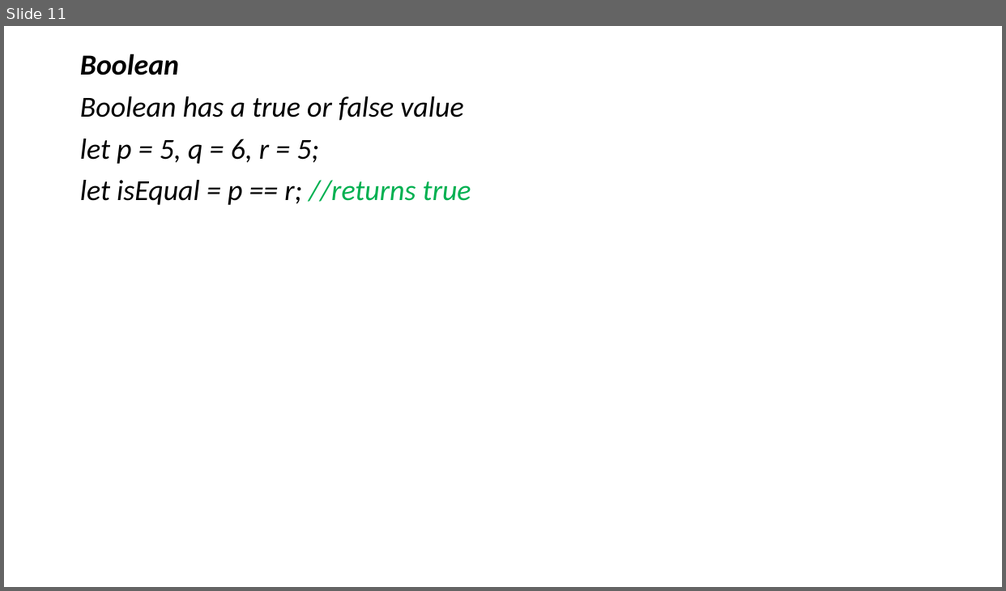
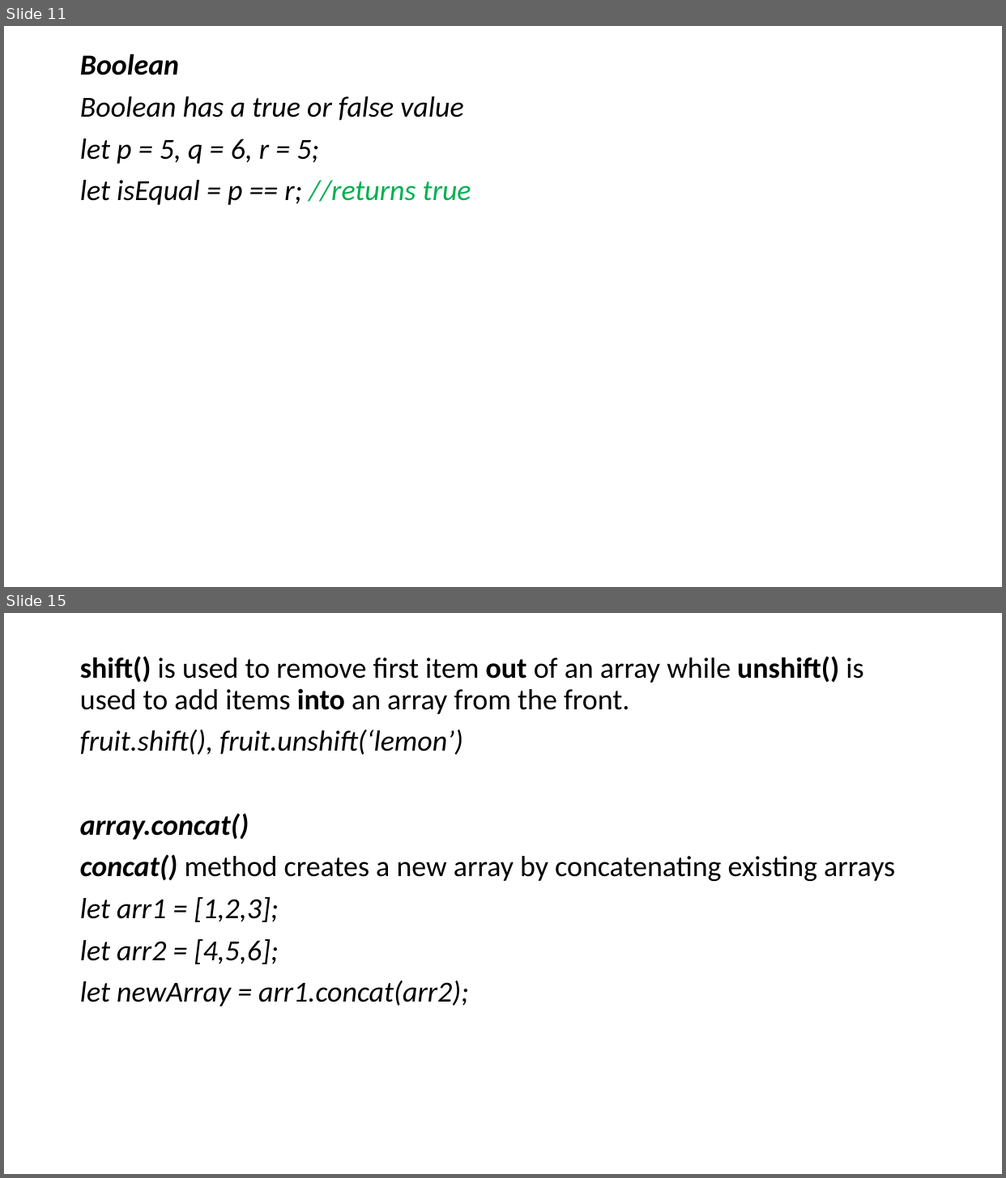
Before and after one commit to adeakinwe/AcademyFourPointZero, a slide deck: xx/lecture2/javascript/javascript.pptx. Shown one above the other, each under a label of ours: slide 11 before the commit, slides 11 and 15 after it; the slides between them are not shown. The pictures are 1006x591 and 1006x1178 pixels, drawn with LibreOffice and Linux fonts; fonts in the diff are those of the drawing. Boxes give left, top, right and bottom in pixels: in the first picture for what was removed or moved away, otherwise in the second. Text is boxed around its words. In the diff, an @@ line names an element or a change of style, - is before the commit and + after.

Commit message:
array

```diff
--- a/xx/lecture2/javascript/javascript.pptx
+++ b/xx/lecture2/javascript/javascript.pptx
@@ slide 15 added at box(4, 613, 1002, 1174), background #FFFFFF @@
@@ text added at box(80, 656, 895, 1007), 28 pt, text #000000 @@
+shift() is used to remove first item out of an array while unshift() is used to add items into an array from the front.
+fruit.shift(), fruit.unshift(‘lemon’)
+array.concat()
+concat() method creates a new array by concatenating existing arrays
+let arr1 = [1,2,3];
+let arr2 = [4,5,6];
+let newArray = arr1.concat(arr2);
```
Also in this commit, not shown: 4 other slides added, 2 other files.
